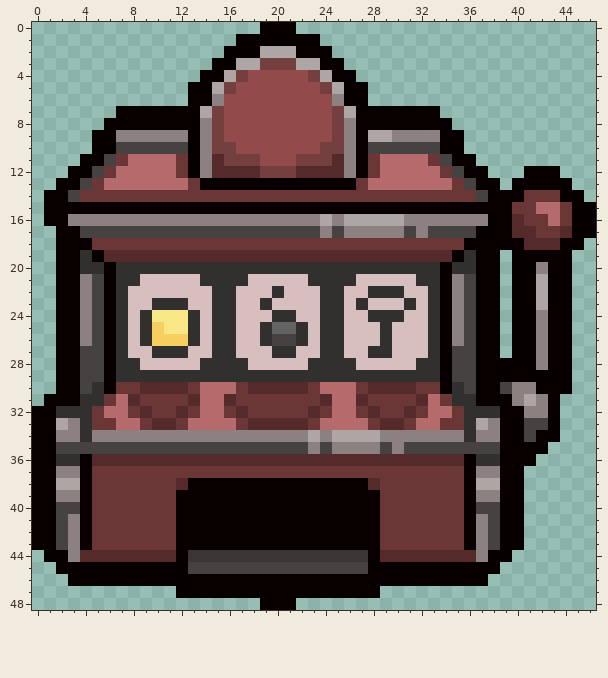
A pixel-art sprite gets an edit: images/containers/slots/closed.png. The picture above is the old version.
The file is 188x196 pixels, drawn in blocks of 4x4; one block is one cell here. Colours within 5 levels of each other are drawn and written as one.
And afterwards:
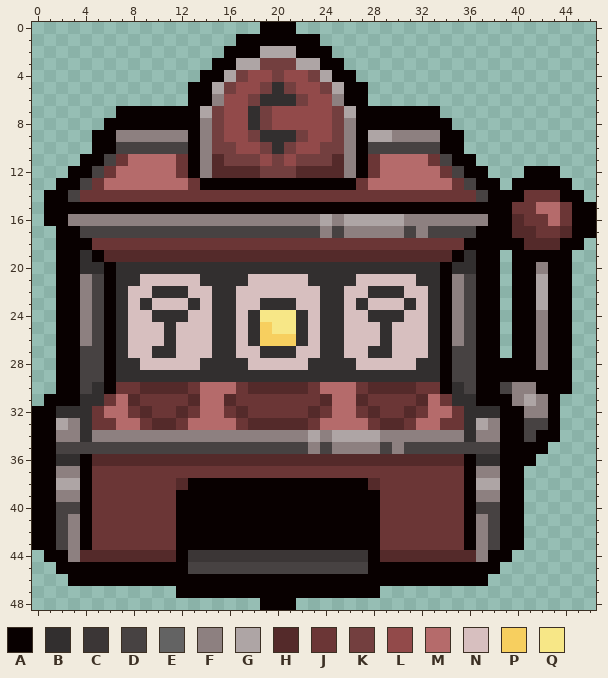
Palette (. is transparent): A #080000  B #322f2f  C #3b3636  D #474242  E #636363  F #8d8080  G #aea5a5  H #542a2a  J #6b3636  K #733f3f  L #924a4a  M #b56b6b  N #d7bfbf  P #f7cf5f  Q #f7e787
Change:
y 4: x 20 L -> K
y 5: x 19..21 LLL -> KBK
y 6: x 18..22 LLLLL -> KBBBK
y 7..8: x 18..19 LL -> BK
y 9: x 18..22 LLLLL -> KBBBK
y 10: x 19..21 LLL -> KBK
y 11: x 20 L -> K
y 22: x 10..12 NNN -> BBB; x 20 B -> N
y 23: x 9..13 NBBBN -> BNNNB; x 20..21 NN -> BB
y 24: x 9..13 BQQQB -> NBBBN; x 18..22 NNBBN -> BQQQB
y 25: x 9..13 BPQQB -> NNBNN; x 18..21 NBEE -> BPQQ
y 26: x 9..13 BPPPB -> NNBNN; x 18..21 NBDD -> BPPP
y 27: x 12 B -> N; x 19 N -> B
Pixel boxes of the changes (left, top, right, bottom) in both pictures:
changed: (248, 70, 308, 166)
changed: (140, 286, 200, 358)
changed: (248, 286, 308, 358)
